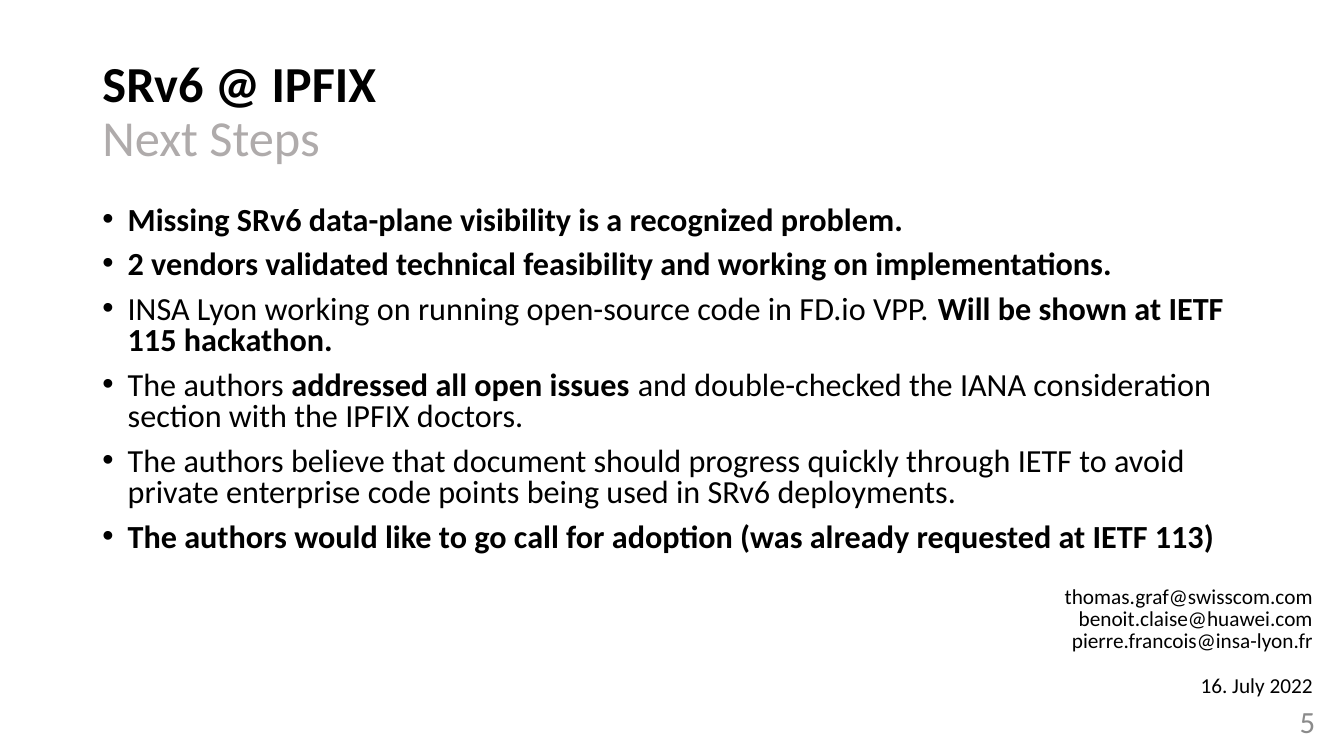
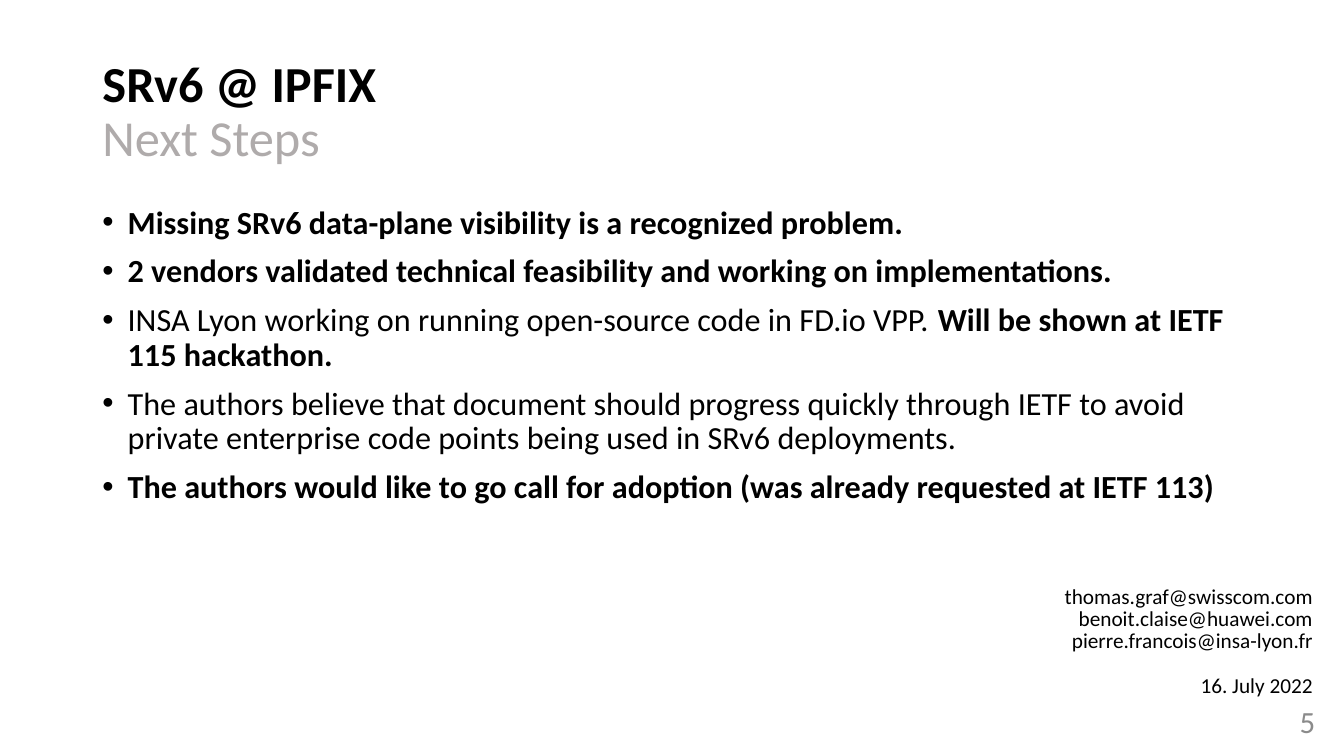
Before and after one commit to network-analytics/RFC9487, a slide deck: slide 5 of draft-tgraf-opsawg-ipfix-srv6-srh-04.pptx. Drawn at 1344x756 pixels with LibreOffice and Linux fonts; fonts in the diff are those of the drawing. Boxes give left, top, right and bottom in pixels: in the first picture for what was removed or moved away, otherwise in the second. Text is boxed around its words. In the diff, an @@ line names an element or a change of style, - is before the commit and + after.

```diff
--- a/draft-tgraf-opsawg-ipfix-srv6-srh-04.pptx
+++ b/draft-tgraf-opsawg-ipfix-srv6-srh-04.pptx
@@ text "Missing SRv6 data-plane visibility is ..." at <box>128,211,1224,504</box>: line spacing 0.8 to 0.9 @@
@@ text at <box>128,373,1211,428</box>: paragraph removed @@
-• The authors addressed all open issues and double-checked the IANA consideration section with the IPFIX doctors.
```
Also in this commit, not shown: 1 other slide changed, 1 other file.
